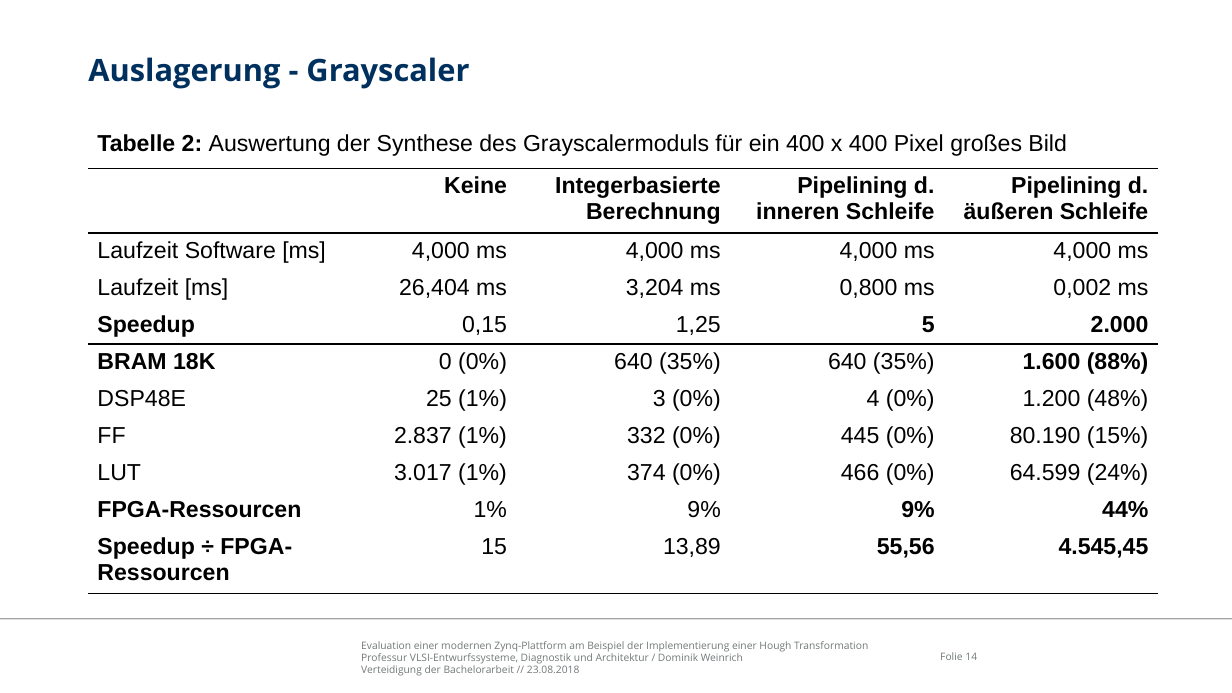
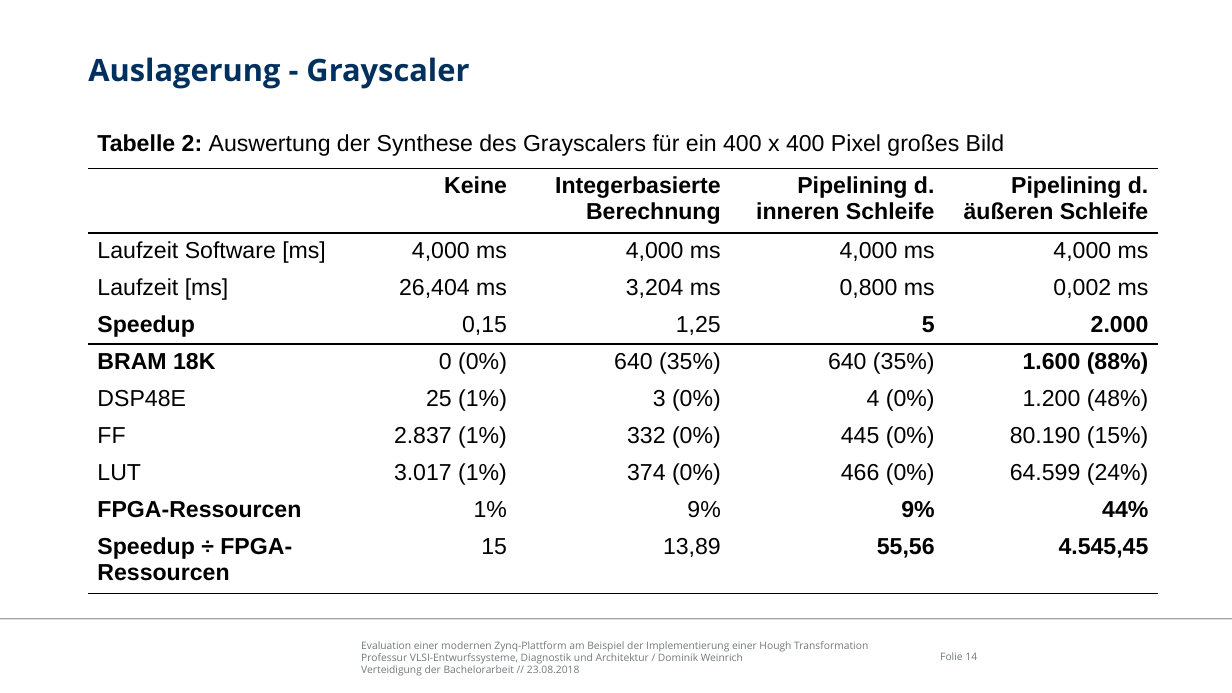
Before and after one commit to freeDom-/hough, a slide deck: slide 14 of Verteidigung/Verteidigung.odp. Drawn at 1232x693 pixels with LibreOffice and Linux fonts; fonts in the diff are those of the drawing; background and template pictures are left out. Boxes give left, top, right and bottom in pixels: in the first picture for what was removed or moved away, otherwise in the second. Text is boxed around its words. In the diff, an @@ line names an element or a change of style, - is before the commit and + after.

```diff
--- a/Verteidigung/Verteidigung.odp
+++ b/Verteidigung/Verteidigung.odp
@@ text at [97,134,1005,156]: text changed @@
-Tabelle 2: Auswertung der Synthese des Grayscalermoduls für ein 400 x 400 Pixel großes Bild
+Tabelle 2: Auswertung der Synthese des Grayscalers für ein 400 x 400 Pixel großes Bild
```
Also in this commit, not shown: 4 other slides changed, 1 other file.
